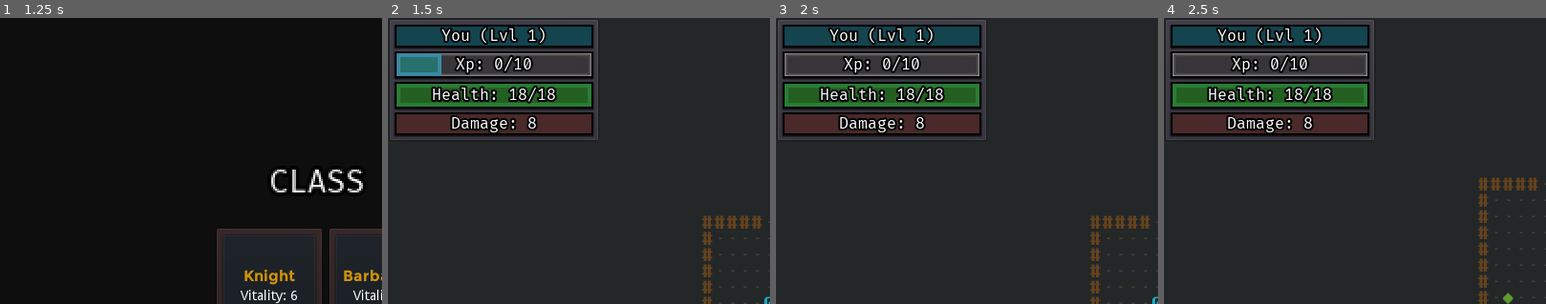
Above: before the commit, frames 1-4 (left to right).
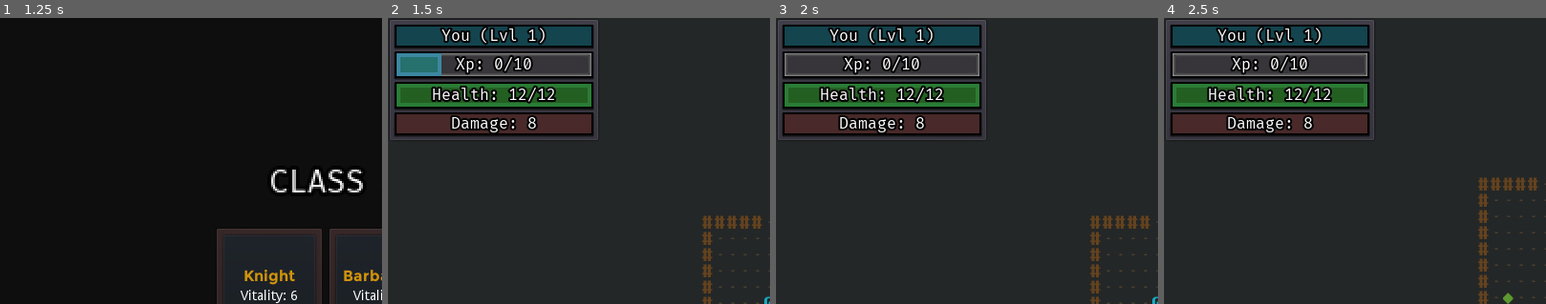
Above: after the commit, the same moments.

Repository: ZenCoderGames/ZRoguelikeGame
Game: Godot game, scene res://scene/main/MainScene.tscn
Same seed, same stepped clock (60 frames per second), same inputs: the game is played once before the commit and once after it.
Inputs:
- Up to frame 1 (1.25 s): click "New Game" at 0.5 s
- Up to frame 2 (1.5 s): click "Choose" at 1.25 s
- Up to frame 3 (2 s): no input
- Up to frame 4 (2.5 s): tap Enter at 2 s; hold Right (move_right) from 2.03 s (still down); tap S (cam_move_down) at 2.1 s
The pictures show only the part of the screen within x 0-50%, y 0-50%; the shares and areas given below are measured in that part.

Frame 1 is identical in both runs. In frame 2, 0.2% of the frame differs, in the area x 33-45%, y 24-30%; in frame 3, 0.2%; in frame 4, 0.2%.

Commit message:
Doors and Difficulty

Diff:
--- /dev/null
+++ b/entity/Door.tscn
@@ -0,0 +1,14 @@
+[gd_scene load_steps=3 format=2]
+
+[ext_resource path="res://resource/curses_vector_24x36.png" type="Texture" id=1]
+
+[sub_resource type="AtlasTexture" id=1]
+flags = 4
+atlas = ExtResource( 1 )
+region = Rect2( 336, 540, 24, 36 )
+
+[node name="Wall" type="Sprite"]
+modulate = Color( 0.458824, 0.490196, 0.54902, 1 )
+self_modulate = Color( 0.847059, 0.0862745, 0.0862745, 1 )
+position = Vector2( 165, 171 )
+texture = SubResource( 1 )
--- /dev/null
+++ b/entity/characters/Automaton.tscn
@@ -0,0 +1,42 @@
+[gd_scene load_steps=5 format=2]
+
+[ext_resource path="res://resource/curses_vector_24x36.png" type="Texture" id=1]
+[ext_resource path="res://scripts/battle/instance/characters/EnemyCharacter.gd" type="Script" id=2]
+[ext_resource path="res://ui/battle/DamageText.tscn" type="PackedScene" id=3]
+
+[sub_resource type="AtlasTexture" id=1]
+flags = 4
+atlas = ExtResource( 1 )
+region = Rect2( 24, 144, 23, 36 )
+
+[node name="Dwarf" type="Sprite"]
+self_modulate = Color( 0.643137, 0.239216, 0.278431, 1 )
+position = Vector2( 209, 69 )
+texture = SubResource( 1 )
+script = ExtResource( 2 )
+
+[node name="HealthBarUI" type="ColorRect" parent="."]
+visible = false
+margin_left = -17.0
+margin_top = -34.0
+margin_right = 11.0
+margin_bottom = -23.0
+color = Color( 0, 0, 0, 1 )
+
+[node name="Bg" type="ColorRect" parent="HealthBarUI"]
+anchor_right = 0.083
+anchor_bottom = 0.05
+margin_left = 1.0
+margin_top = 1.0
+margin_right = 24.676
+margin_bottom = 9.45
+color = Color( 0.230469, 0.20256, 0.20256, 1 )
+
+[node name="Health" type="ColorRect" parent="HealthBarUI/Bg"]
+anchor_right = 0.083
+anchor_bottom = 0.05
+margin_right = 23.842
+margin_bottom = 8.55
+color = Color( 0, 0.811765, 0.0705882, 1 )
+
+[node name="DamageText" parent="." instance=ExtResource( 3 )]
--- /dev/null
+++ b/entity/characters/Dragon.tscn
@@ -0,0 +1,42 @@
+[gd_scene load_steps=5 format=2]
+
+[ext_resource path="res://resource/curses_vector_24x36.png" type="Texture" id=1]
+[ext_resource path="res://scripts/battle/instance/characters/EnemyCharacter.gd" type="Script" id=2]
+[ext_resource path="res://ui/battle/DamageText.tscn" type="PackedScene" id=3]
+
+[sub_resource type="AtlasTexture" id=1]
+flags = 4
+atlas = ExtResource( 1 )
+region = Rect2( 96, 144, 22, 36 )
+
+[node name="Dwarf" type="Sprite"]
+self_modulate = Color( 0.643137, 0.239216, 0.278431, 1 )
+position = Vector2( 209, 69 )
+texture = SubResource( 1 )
+script = ExtResource( 2 )
+
+[node name="HealthBarUI" type="ColorRect" parent="."]
+visible = false
+margin_left = -17.0
+margin_top = -34.0
+margin_right = 11.0
+margin_bottom = -23.0
+color = Color( 0, 0, 0, 1 )
+
+[node name="Bg" type="ColorRect" parent="HealthBarUI"]
+anchor_right = 0.083
+anchor_bottom = 0.05
+margin_left = 1.0
+margin_top = 1.0
+margin_right = 24.676
+margin_bottom = 9.45
+color = Color( 0.230469, 0.20256, 0.20256, 1 )
+
+[node name="Health" type="ColorRect" parent="HealthBarUI/Bg"]
+anchor_right = 0.083
+anchor_bottom = 0.05
+margin_right = 23.842
+margin_bottom = 8.55
+color = Color( 0, 0.811765, 0.0705882, 1 )
+
+[node name="DamageText" parent="." instance=ExtResource( 3 )]
--- a/resource/characters.json
+++ b/resource/characters.json
@@ -85,9 +85,10 @@
 		],
 		"enemies": [
 			{
-				"id": "DWARF",
-				"displayName": "Dwarf",
+				"id": "SKELETON",
+				"displayName": "Skeleton",
 				"path": "entity/characters/Dwarf.tscn",
+				"difficulty": 1,
 				"cost": 5,
 				"xp": 10,
 				"stats": [
@@ -118,6 +119,7 @@
 				"id": "GIANT",
 				"displayName": "Giant",
 				"path": "entity/characters/Giant.tscn",
+				"difficulty": 2,
 				"cost": 10,
 				"xp": 20,
 				"stats": [
@@ -148,6 +150,7 @@
 				"id": "RAT",
 				"displayName": "Rat",
 				"path": "entity/characters/Rat.tscn",
+				"difficulty": 1,
 				"cost": 2,
 				"xp": 3,
 				"stats": [
@@ -178,6 +181,7 @@
 				"id": "SERPENT",
 				"displayName": "Serpent",
 				"path": "entity/characters/Serpent.tscn",
+				"difficulty": 2,
 				"cost": 5,
 				"xp": 8,
 				"stats": [
@@ -188,6 +192,68 @@
 					{
 						"type": "DAMAGE",
 						"value": 8
+					}
+				],
+				"moveAction": {
+					"type": "MOVEMENT",
+					"params": {
+						"moveType": "PATHFIND_TO_TARGET"
+					}
+				},
+				"attackAction": {
+					"type": "ATTACK",
+					"params": {
+						"damageMultiplier": 1
+					}
+				}
+			},
+			{
+				"#disable": true,
+				"id": "AUTOMATON",
+				"displayName": "Automaton",
+				"path": "entity/characters/Automaton.tscn",
+				"difficulty": 3,
+				"cost": 7,
+				"xp": 15,
+				"stats": [
+					{
+						"type": "HEALTH",
+						"value": 20
+					},
+					{
+						"type": "DAMAGE",
+						"value": 6
+					}
+				],
+				"moveAction": {
+					"type": "MOVEMENT",
+					"params": {
+						"moveType": "PATHFIND_TO_TARGET"
+					}
+				},
+				"attackAction": {
+					"type": "ATTACK",
+					"params": {
+						"damageMultiplier": 1
+					}
+				}
+			},
+			{
+				"#disable": true,
+				"id": "DRAGON",
+				"displayName": "Dragon",
+				"path": "entity/characters/Dragon.tscn",
+				"difficulty": 4,
+				"cost": 10,
+				"xp": 30,
+				"stats": [
+					{
+						"type": "HEALTH",
+						"value": 50
+					},
+					{
+						"type": "DAMAGE",
+						"value": 10
 					}
 				],
 				"moveAction": {
--- a/resource/complexStats.json
+++ b/resource/complexStats.json
@@ -3,7 +3,7 @@
 		{
 			"statType": "VITALITY",
 			"linkedStatType": "HEALTH",
-			"linkedStatMultiplier": 3
+			"linkedStatMultiplier": 2
 		},
 		{
 			"statType": "STRENGTH",
--- a/resource/dungeons.json
+++ b/resource/dungeons.json
@@ -8,7 +8,8 @@
 			"roomMaxCols": 12,
 			"itemCountMin": 2,
 			"itemCountMax": 4,
-			"itemHeighestTier": 2
+			"itemHeighestTier": 2,
+			"enemyDifficultyHighestTier": 1
 		},
 		{
 			"numRooms": 6,
@@ -18,7 +19,8 @@
 			"roomMaxCols": 12,
 			"itemCountMin": 3,
 			"itemCountMax": 4,
-			"itemHeighestTier": 3
+			"itemHeighestTier": 3,
+			"enemyDifficultyHighestTier": 2
 		},
 		{
 			"numRooms": 7,
@@ -28,7 +30,8 @@
 			"roomMaxCols": 14,
 			"itemCountMin": 3,
 			"itemCountMax": 5,
-			"itemHeighestTier": 4
+			"itemHeighestTier": 4,
+			"enemyDifficultyHighestTier": 3
 		},
 		{
 			"numRooms": 8,
@@ -38,7 +41,8 @@
 			"roomMaxCols": 14,
 			"itemCountMin": 3,
 			"itemCountMax": 6,
-			"itemHeighestTier": 5
+			"itemHeighestTier": 5,
+			"enemyDifficultyHighestTier": 4
 		}
 	]
 }
--- a/scripts/battle/Dungeon.gd
+++ b/scripts/battle/Dungeon.gd
@@ -229,6 +229,14 @@
 
 		var currentCost:int = 0
 		var enemyDataList:Array = Utils.duplicate_array(dataManager.enemyDataList)
+		var itemsToRemove:Array = []
+		for enemyData in enemyDataList:
+			if enemyData.difficulty > dungeonData.enemyDifficultyHighestTier:
+				itemsToRemove.append(enemyData)
+
+		for items in itemsToRemove:
+			enemyDataList.erase(items)
+
 		while(currentCost<encounterCost):
 			var enemyData:CharacterData = enemyDataList[randi() % enemyDataList.size()]
 			if currentCost + enemyData.cost<=encounterCost:
--- a/scripts/battle/data/CharacterData.gd
+++ b/scripts/battle/data/CharacterData.gd
@@ -3,6 +3,7 @@
 var id:String
 var displayName:String
 var path:String
+var difficulty:int
 var cost:int
 var xp:int
 var statDataList:Array
@@ -14,6 +15,7 @@
 	id = dataJS["id"]
 	displayName = dataJS["displayName"]
 	path = dataJS["path"]
+	difficulty = Utils.get_data_from_json(dataJS, "difficulty", 1)
 	cost =  Utils.get_data_from_json(dataJS, "cost", 0)
 	xp =  Utils.get_data_from_json(dataJS, "xp", 0)
 
--- a/scripts/battle/data/DungeonData.gd
+++ b/scripts/battle/data/DungeonData.gd
@@ -10,6 +10,7 @@
 var itemCountMin:int
 var itemCountMax:int
 var itemHeighestTier:int
+var enemyDifficultyHighestTier:int
 
 func _init(dataJS):
 	numRooms = Utils.get_data_from_json(dataJS, "numRooms", 3)
@@ -20,3 +21,4 @@
 	itemCountMin = Utils.get_data_from_json(dataJS, "itemCountMin", 2)
 	itemCountMax = Utils.get_data_from_json(dataJS, "itemCountMax", 4)
 	itemHeighestTier = Utils.get_data_from_json(dataJS, "itemHeighestTier", 3)
+	enemyDifficultyHighestTier = Utils.get_data_from_json(dataJS, "enemyDifficultyHighestTier", 1)
--- a/scripts/battle/instance/rooms/DungeonRoom.gd
+++ b/scripts/battle/instance/rooms/DungeonRoom.gd
@@ -25,6 +25,10 @@
 # Enemies
 var enemies:Array = []
 
+# Doors
+var doors:Array = []
+
+# Items
 var items:Array = []
 
 var maxRows:int
@@ -200,12 +204,13 @@
 		elif isCriticalPathRoom:
 			_show_debug(Dungeon.battleInstance.view.debugCriticalPathRoomColor)
 	else:
-		var isPlayerCurrent:bool = Dungeon.player.is_in_room(self)
-		var isPlayerPrevious:bool = Dungeon.player.is_prev_room(self)
-		if isPlayerCurrent:
+		var isPlayerCurrentRoom:bool = Dungeon.player.is_in_room(self)
+		var isPlayerPreviousRoom:bool = Dungeon.player.is_prev_room(self)
+		if isPlayerCurrentRoom:
 			_show()
 			wasRoomVisited = true
-		elif isPlayerPrevious:
+			_check_for_doors()
+		elif isPlayerPreviousRoom:
 			_dim()
 		elif wasRoomVisited:
 			_dim()
@@ -240,6 +245,25 @@
 func _show_debug(colorVal):
 	for cell in cells:
 		cell.showDebug(colorVal)
+
+# DOORS
+func _check_for_doors():
+	if doors.empty():
+		if enemies.size()>0 and !connections.has(Dungeon.player.cell):
+			_create_doors()
+
+func _create_doors():
+	for connection in connections:
+		var doorObj = Utils.create_scene(loadedScenes, "door", Constants.Door, Constants.room_door, connection)
+		connection.init_entity(doorObj, Constants.ENTITY_TYPE.STATIC)
+		doors.append(doorObj)
+		if connection == topConnection or connection == botConnection:
+			doorObj.rotate(deg2rad(90))
+
+func _destroy_doors():
+	for connection in connections:
+		connection.unload_entity()
+	doors.clear()
 
 # ENTITY
 func move_entity(entity, currentCell, newR:int, newC:int) -> bool:
@@ -282,6 +306,8 @@
 
 func enemy_died(entity):
 	enemies.remove(enemies.find(entity))
+	if enemies.empty():
+		_destroy_doors()
 
 # DJIKSTRA MAP
 var shortestNodeToStart = {}
--- a/scripts/library/Constants.gd
+++ b/scripts/library/Constants.gd
@@ -5,6 +5,7 @@
 const Wall := preload("res://entity/Wall.tscn")
 const Exit := preload("res://entity/Exit.tscn")
 const End := preload("res://entity/End.tscn")
+const Door := preload("res://entity/Door.tscn")
 
 # GENERAL
 enum DIRN_TYPE { LEFT, RIGHT, UP, DOWN }
@@ -30,6 +31,7 @@
 const room_wall: String = "wall"
 const room_exit: String = "exit"
 const room_end: String = "end"
+const room_door: String = "door"
 const enemies: String = "enemies"
 const items: String = "items"
 
